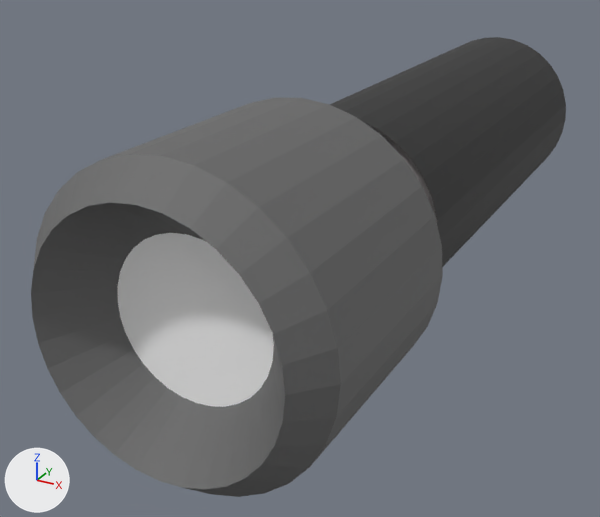
An edit to the FBX model MyMod/Assets/Torch/torch.fbx, drawn before and after from the same camera.
Rendered twice from a camera (50 mm lens) standing at (1.66, -5.15, 1.45) and looking at (-0.35, -1.5, -0.38). Lighting does not change. The marker at lower left points along +X, +Y and +Z. Where no turn or scale is listed for an object, it has been applied to the vertices. Vertices at the same position are counted once.

The first picture shows 'Torch', 'Torch_handle'.
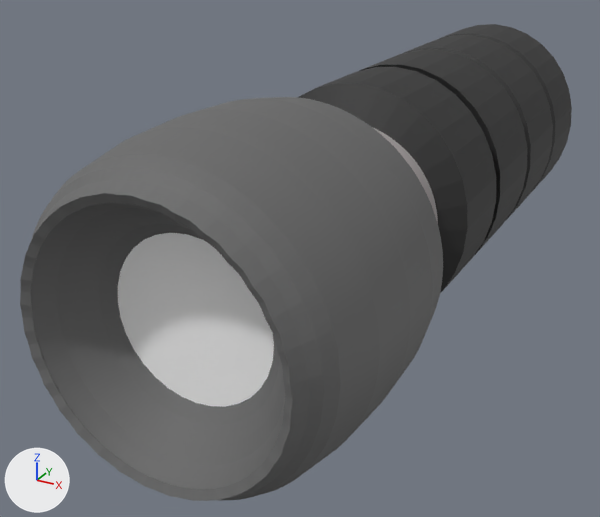
Changed parts and their boxes [x1, y1, x2, y2] in the pictures (600 x 517 px):
'Torch', reshaped: before [31, 98, 443, 497]; after [20, 97, 443, 501]
'Torch_handle', reshaped, rescaled: before [330, 37, 566, 267]; after [298, 24, 572, 293]
part 2 of me_cylinder_001, added: after [20, 97, 443, 501]

What changed in the scene script:
```text
Change me_cylinder_001:
    used by ob_torch; location = (0.0, 0.0, 0.0)
    remove me_cylinder_001.from_pydata(...)  # 192 vertices, 162 faces; spans x -0.67..0.67, y -3.22..0.92, z -0.67..0.67
    add me_cylinder_001.from_pydata(...)  # 3211 vertices, 2986 faces; spans x -0.72..0.72, y -3.24..0.99, z -0.72..0.72
    me_cylinder_001 part 2: 3019 vertices added at x -0.72..0.72, y -3.24..0.99, z -0.72..0.72
Change me_cylinder_000:
    used by ob_torch_handle; location = (0.0, 0.0, 0.0); rotation_euler = (1.571, 0.0, 0.0), in degrees (90, 0, 0); scale = (1.75, 1.75, 5.22)
    remove me_cylinder_000.from_pydata(...)  # 64 vertices, 33 faces; spans x -0.298..0.298, y -0.298..0.298, z -0.15..0.342
    add me_cylinder_000.from_pydata(...)  # 416 vertices, 385 faces; spans x -0.328..0.328, y -0.328..0.328, z -0.159..0.342
    me_cylinder_000 part 1: 64 vertices removed from x -0.298..0.298, y -0.298..0.298, z -0.15..0.342; 416 vertices added at x -0.328..0.328, y -0.328..0.328, z -0.159..0.342
Change ob_torch_handle:
    ob_torch_handle.scale: (1.75, 1.75, 5.22) -> (1.81, 1.92, 4.91)
```
